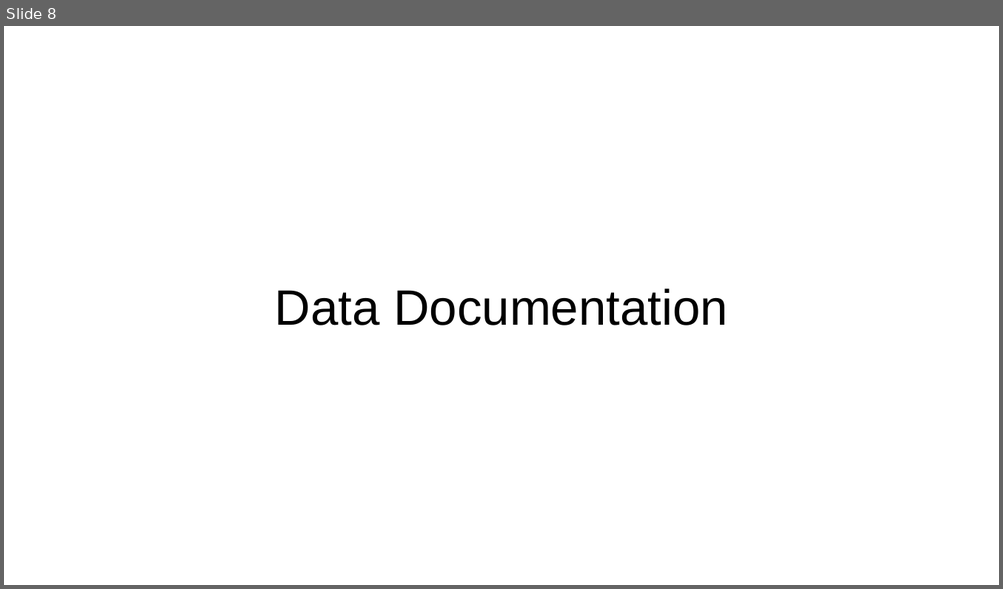
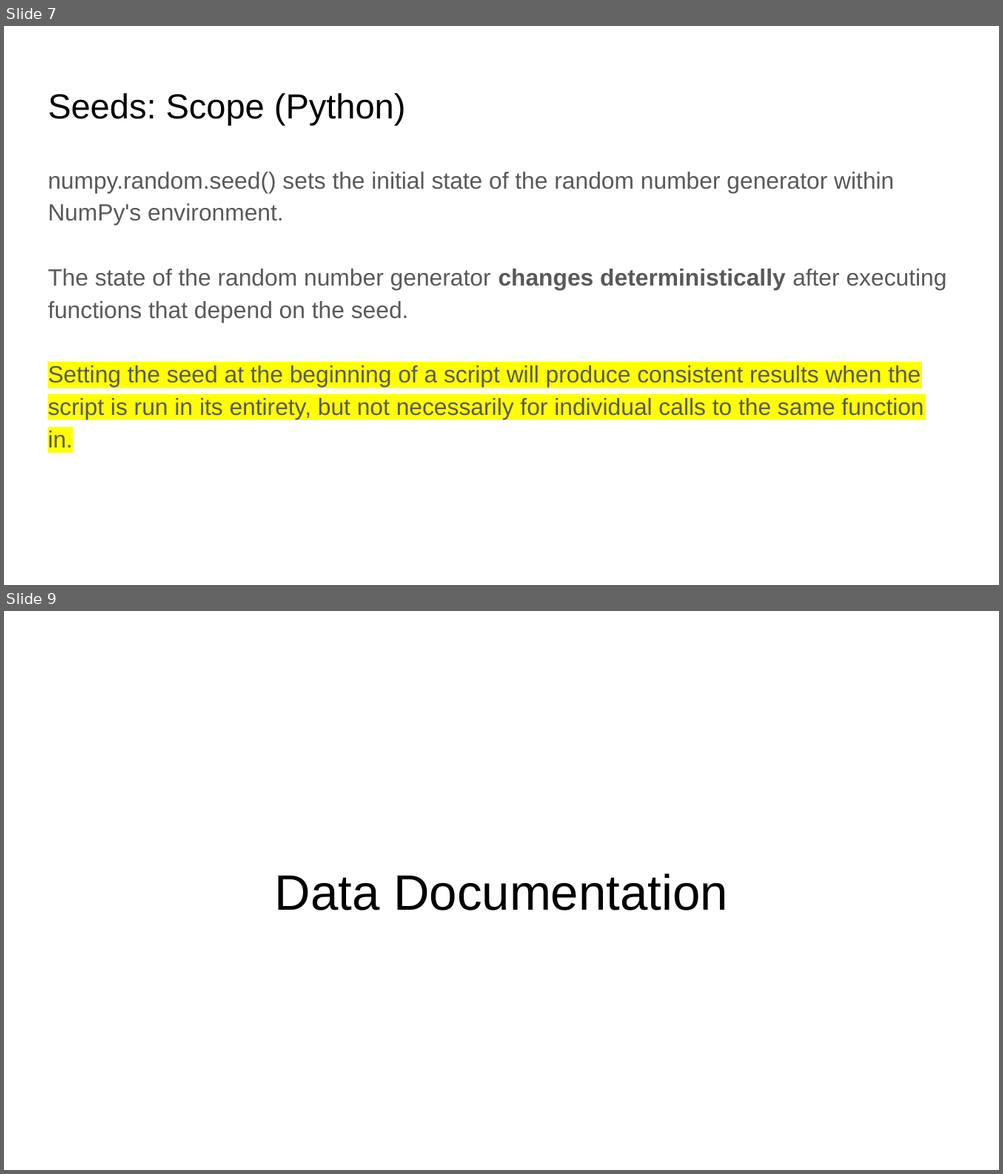
Before and after one commit to UofT-DSI/sampling, a slide deck: lectures/13-Reproducibility-slides.pptx. Shown one above the other, each under a label of ours: slide 8 before the commit, slides 7 and 9 after it; the slides between them are not shown. The pictures are 1003x589 and 1003x1174 pixels, drawn with LibreOffice and Linux fonts; fonts in the diff are those of the drawing. Boxes give left, top, right and bottom in pixels: in the first picture for what was removed or moved away, otherwise in the second. Text is boxed around its words. In the diff, an @@ line names an element or a change of style, - is before the commit and + after.

```diff
--- a/lectures/13-Reproducibility-slides.pptx
+++ b/lectures/13-Reproducibility-slides.pptx
@@ slide 7 added at box(4, 26, 999, 585), background #FFFFFF @@
@@ title added at box(48, 93, 406, 125), 25.2 pt, text #000000 @@
+Seeds: Scope (Python)
@@ text added at box(48, 172, 947, 448), 17 pt, text #595959 @@
+numpy.random.seed() sets the initial state of the random number generator within NumPy's environment.
+The state of the random number generator changes deterministically after executing functions that depend on the seed.
+Setting the seed at the beginning of a script will produce consistent results when the script is run in its entirety, but not necessarily for individual calls to the same function in.
@@ what was slide 8 is now slide 9 @@
```
Also in this commit, not shown: 7 slides changed, 21 other files.
